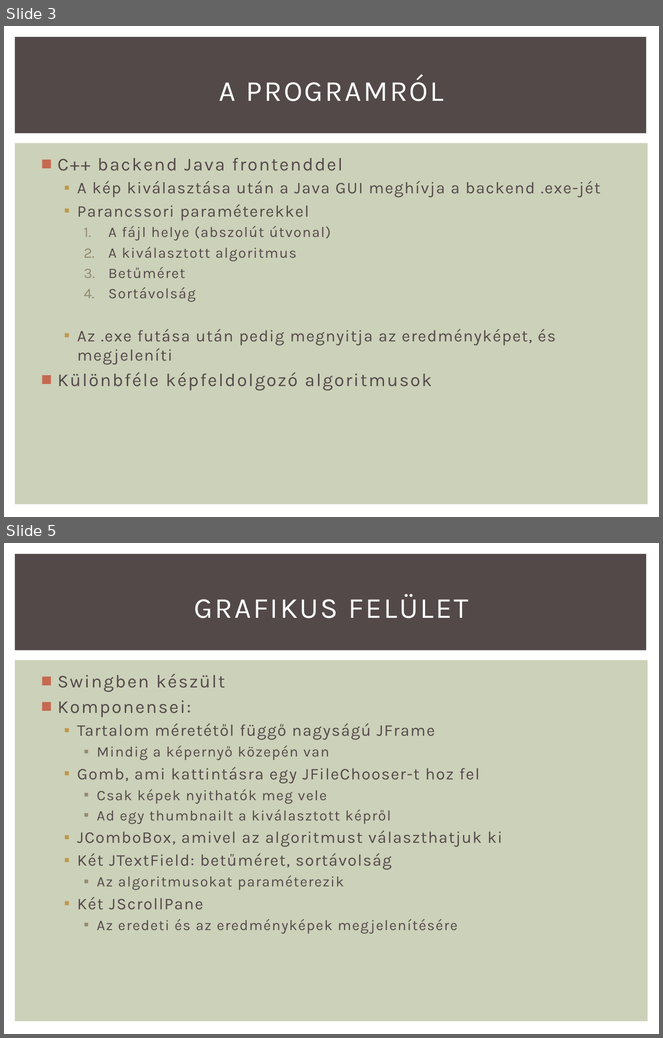
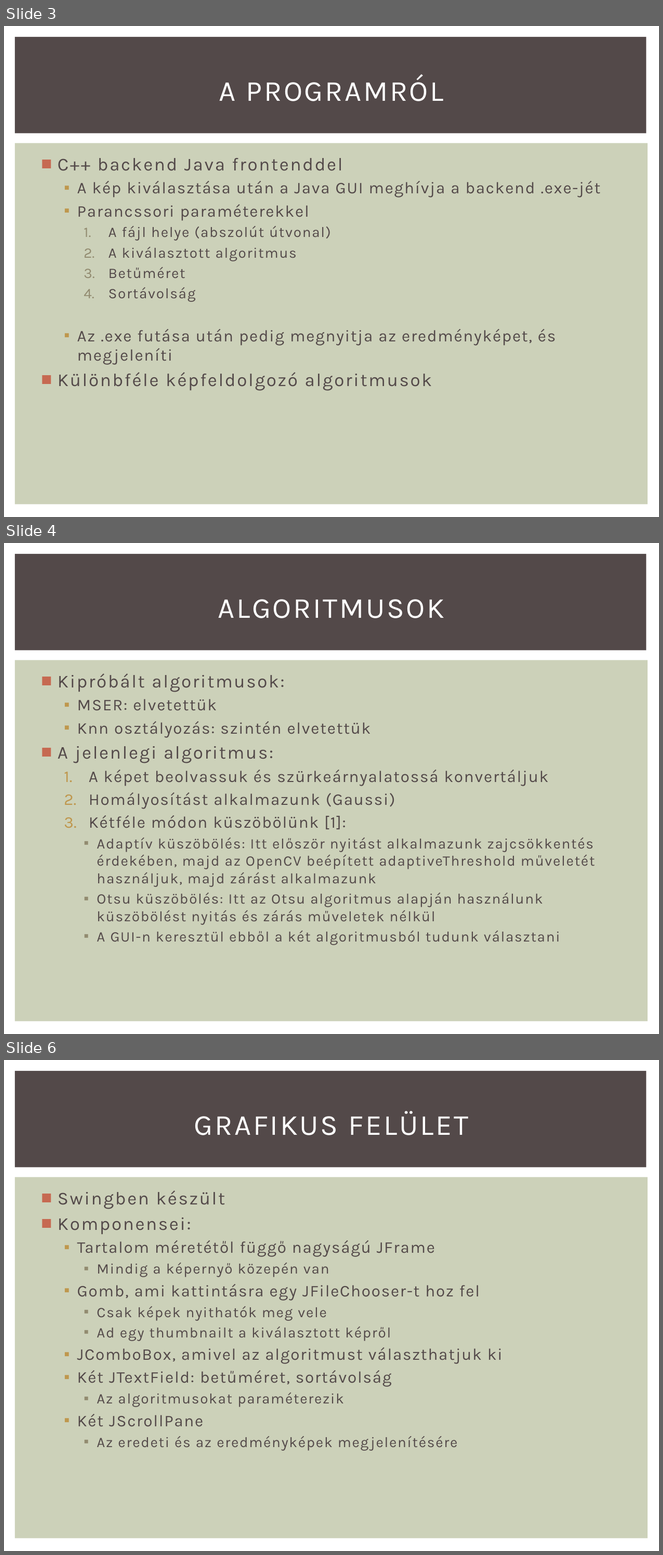
Before and after one commit to Btib/ImProcPoject, a slide deck: ImProc/Img/1_Prezentáció.pptx. Shown one above the other, each under a label of ours: slides 3 and 5 before the commit, slides 3, 4 and 6 after it; the slides between them are not shown. The pictures are 663x1038 and 663x1555 pixels, drawn with LibreOffice and Linux fonts; fonts in the diff are those of the drawing. Boxes give left, top, right and bottom in pixels: in the first picture for what was removed or moved away, otherwise in the second. Text is boxed around its words. In the diff, an @@ line names an element or a change of style, - is before the commit and + after.

```diff
--- a/ImProc/Img/1_Prezentáció.pptx
+++ b/ImProc/Img/1_Prezentáció.pptx
@@ slide 4 added at box(4, 543, 659, 1034), background #FFFFFF; not listed: 2 template elements that a slide beside it also shows @@
@@ title added at box(218, 599, 444, 618), 32 pt, text #FFFFFF @@
+ALGORITMUSOK
@@ text added at box(58, 674, 595, 945), 16 pt, text #534949 @@
+■ Kipróbált algoritmusok:
+  ▪ MSER: elvetettük
+  ▪ Knn osztályozás: szintén elvetettük
+■ A jelenlegi algoritmus:
+  1. A képet beolvassuk és szürkeárnyalatossá konvertáljuk
+  2. Homályosítást alkalmazunk (Gaussi)
+  3. Kétféle módon küszöbölünk [1]:
+    ▪ Adaptív küszöbölés: Itt először nyitást alkalmazunk zajcsökkentés érdekében, majd az OpenCV beépített adaptiveThreshold műveletét használjuk, majd zárást alkalmazunk
+    ▪ Otsu küszöbölés: Itt az Otsu algoritmus alapján használunk küszöbölést nyitás és zárás műveletek nélkül
+    ▪ A GUI-n keresztül ebből a két algoritmusból tudunk választani
@@ what was slide 5 is now slide 6 @@
```
Also in this commit, not shown: 5 other slides added, 2 slides removed, 21 other files.
